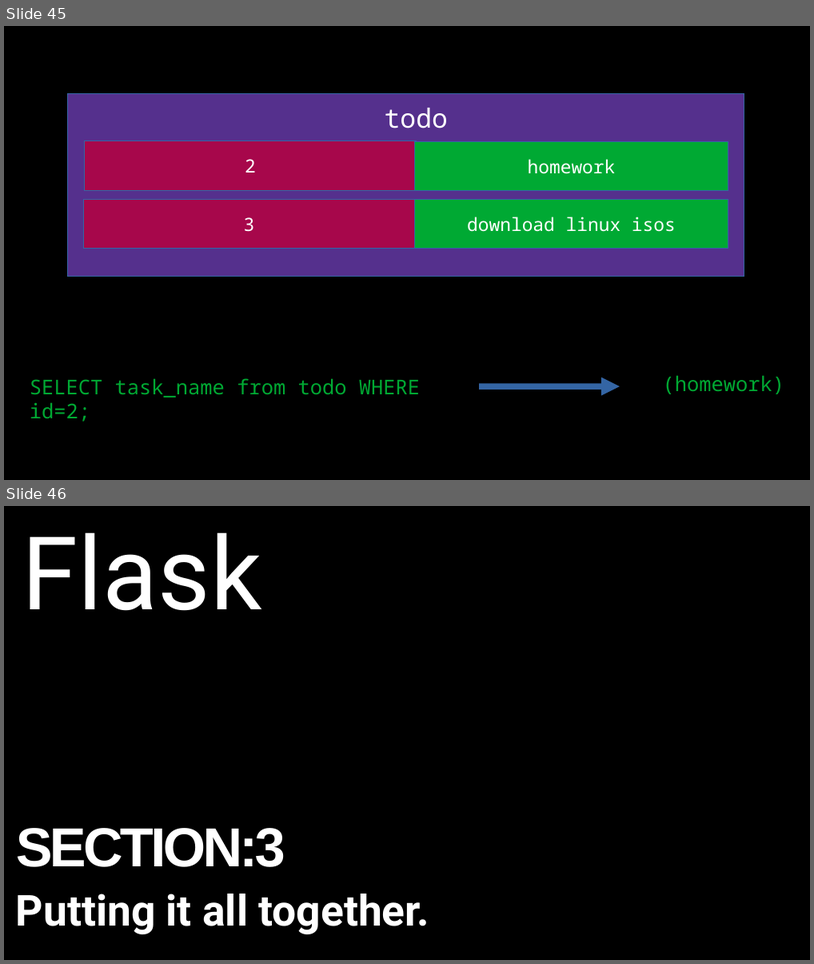
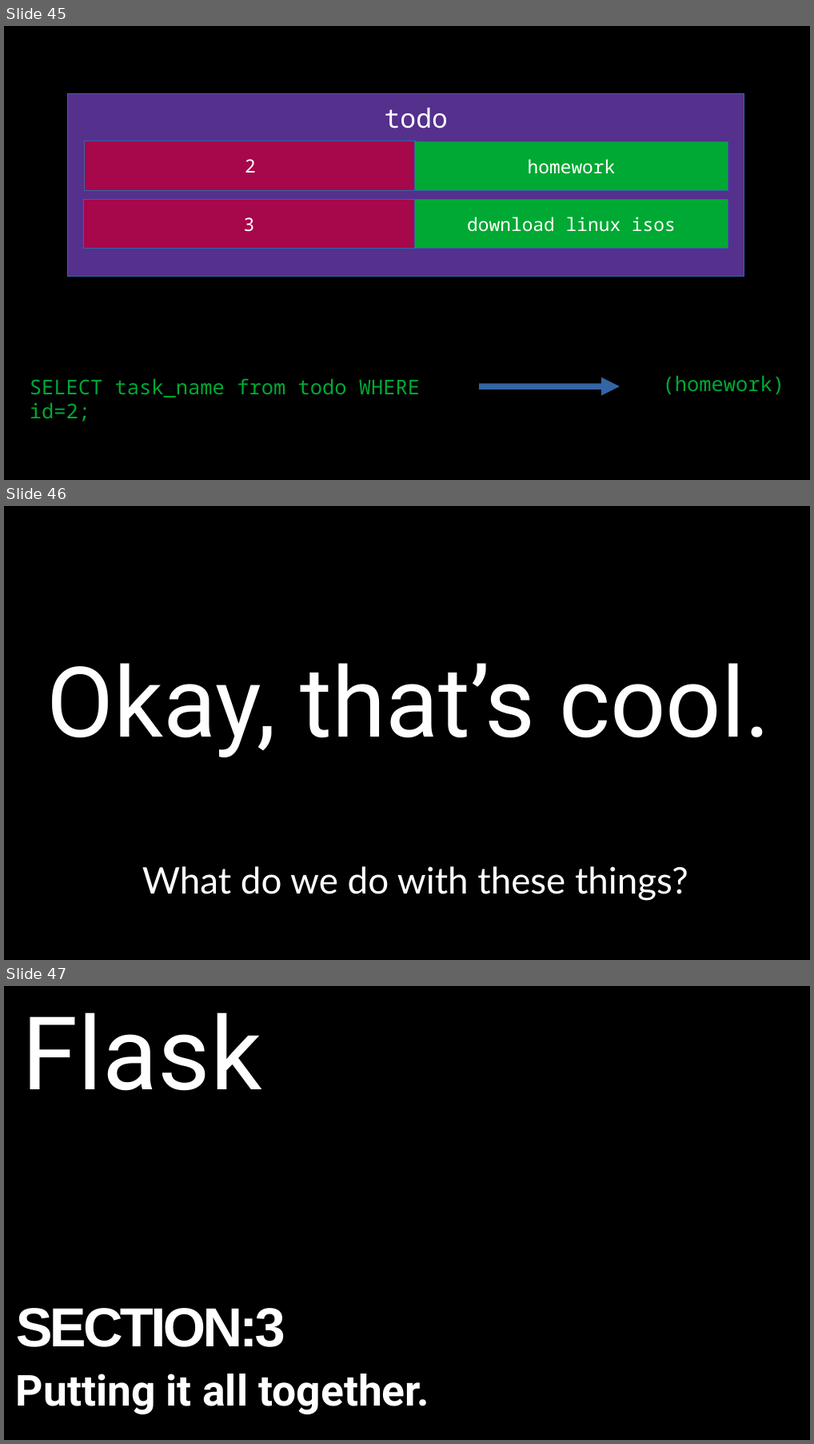
Before and after one commit to alexacallmebaka/htmlflasksql, a slide deck: slides/deck.odp. Shown one above the other, each under a label of ours: slides 45 and 46 before the commit, slides 45, 46 and 47 after it. The pictures are 814x964 and 814x1444 pixels, drawn with LibreOffice and Linux fonts; fonts in the diff are those of the drawing. Boxes give left, top, right and bottom in pixels: in the first picture for what was removed or moved away, otherwise in the second. Text is boxed around its words. In the diff, an @@ line names an element or a change of style, - is before the commit and + after.

```diff
--- a/slides/deck.odp
+++ b/slides/deck.odp
@@ slide 46 added at box(4, 506, 810, 960), background #000000 @@
@@ title added at box(47, 663, 771, 757), 96 pt, text #FFFFFF @@
+Okay, that’s cool.
@@ text added at box(142, 866, 689, 900), 36 pt, text #FFFFFF @@
+What do we do with these things?
@@ what was slide 46 is now slide 47 @@
```
Also in this commit, not shown: 6 other slides added.
